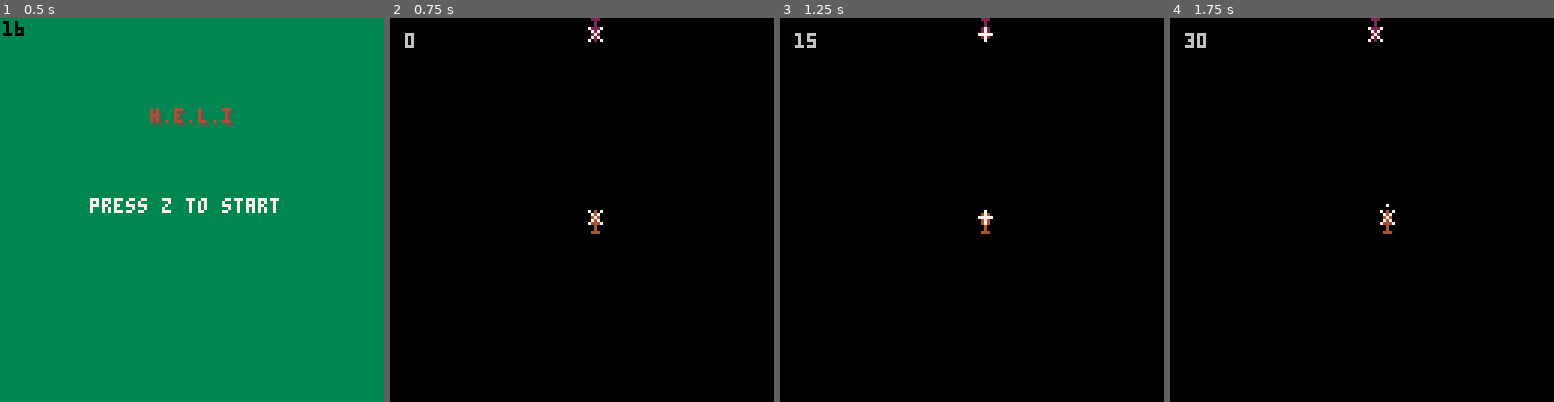
Above: before the commit, frames 1-4 (left to right).
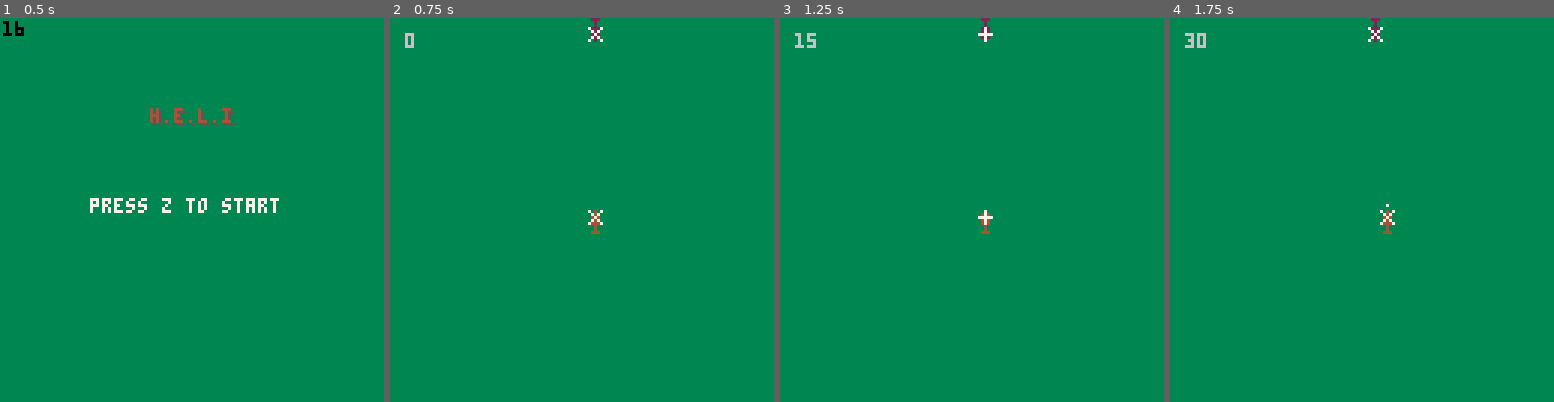
Above: after the commit, the same moments.

Repository: zothynine/heli
Game: PICO-8 cartridge heli.p8
Same seed, same stepped clock (60 frames per second), same inputs: the game is played once before the commit and once after it.
Inputs:
- Up to frame 1 (0.5 s): no input
- Up to frame 2 (0.75 s): tap O (Z key) at 0.7 s
- Up to frame 3 (1.25 s): no input
- Up to frame 4 (1.75 s): hold Right from 1.6 s (still down); tap O (Z key) at 1.7 s

Frame 1 is identical in both runs. In frame 2, 100% of the frame differs, in the area x 0-100%, y 0-100%; in frame 3, 100%; in frame 4, 100%.

Commit message:
Rename the shadow x/y properties for the start text shadow

Diff:
--- a/heli.p8
+++ b/heli.p8
@@ -7,10 +7,8 @@
 camx = 0
 camy = 0
 shadows = {
-	start_txt = {
-		x = 0,
-		y = 0
-	}
+	starttxt_x = 0,
+	starttxt_y = 0
 }
 
 heli = {
@@ -32,18 +30,18 @@
 	cls()
 	timers.global += 1
 	if timers.global % 12 == 0 then
-		if shadows.start_txt.x < 8 then
-			shadows.start_txt.x += 1
-			shadows.start_txt.y = shadows.start_txt.x
+		if shadows.starttxt_x < 8 then
+			shadows.starttxt_x += 1
+			shadows.starttxt_y = shadows.starttxt_x
 		else
-			shadows.start_txt.x -= 1
-			shadows.start_txt.y = shadows.start_txt.x
+			shadows.starttxt_x -= 1
+			shadows.starttxt_y = shadows.starttxt_x
 		end
 	end
 
 	shadow = {
-		x = 50 + shadows.start_txt.x,
-		y = 30 + shadows.start_txt.y
+		x = 50 + shadows.starttxt_x,
+		y = 30 + shadows.starttxt_y
 	}
 
 	if btn(4) then
@@ -110,10 +108,9 @@
 end
 
 function draw_game()
-	--rectfill(0,0,127,127,5)
-    cls()
-    camera()
-    map(0,0,0,0,16,16)
+ cls()
+	rectfill(0,0,128,128,3)
+ camera()
 	print(timers.global,5,5,6)
 	heli:animate()
 	spr(heli.sprite, heli.x, heli.y)
